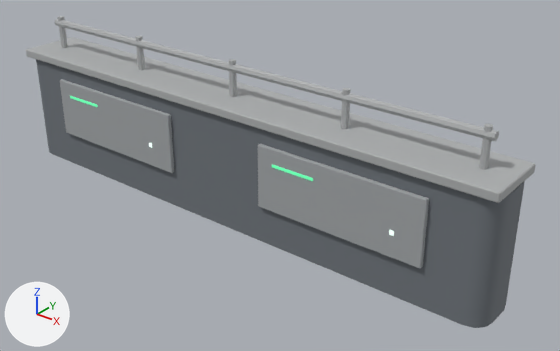
What one commit did to the glTF model assets/environments/vita/vta_env_low_wall_a.glb.
Camera for both pictures: a camera (50 mm lens) standing at (3.31, -3.64, 2.67) and looking at (0.31, 0.11, 0.35). Lighting does not change. The marker at lower left points along +X, +Y and +Z. The older version comes first. Where no turn or scale is listed for an object, it has been applied to the vertices. Vertices at exactly the same position are counted once.

The older version as bpy lines, for what is in view:
```python
mat_mat_glass_polymer_vta = principled_material('mat_glass_polymer_vta')
mat_mat_glass_polymer_vta.base_color = (0.162, 0.181, 0.201)  # grey #70767c
mat_mat_glass_polymer_vta.metallic = 0.0192
mat_mat_glass_polymer_vta.roughness = 0.78
mat_mat_glass_polymer_vta_panel = principled_material('mat_glass_polymer_vta_panel')
mat_mat_glass_polymer_vta_panel.base_color = (0.369, 0.388, 0.4)  # grey #a4a7aa
mat_mat_glass_polymer_vta_panel.metallic = 0.0192
mat_mat_glass_polymer_vta_panel.roughness = 0.78
mat_trim_trim_vta = principled_material('trim_trim_vta')
mat_trim_trim_vta.base_color = (0.427, 0.44, 0.444)  # grey #afb1b2
mat_trim_trim_vta.metallic = 0.0192
mat_trim_trim_vta.roughness = 0.78
me_mesh_intact = bpy.data.meshes.new('mesh_intact')
me_mesh_intact.from_pydata(...)  # 232 vertices, 408 faces; spans x -2.0..2.0, y -0.23..0.23, z 0.0..1.13
# faces by material slot: [24, 24, 60, 212, 88]
me_mesh_intact.materials.append(mat_emit_green_vta)  # green #3a8e65, glowing green #62e3a4
me_mesh_intact.materials.append(mat_emit_white_vta)  # grey #91a099, glowing pale green #e8fff4
me_mesh_intact.materials.append(mat_mat_glass_polymer_vta)  # grey #70767c
me_mesh_intact.materials.append(mat_trim_trim_vta)  # grey #afb1b2
me_mesh_intact.materials.append(mat_mat_glass_polymer_vta_panel)  # grey #a4a7aa
ob_mesh_intact = bpy.data.objects.new('mesh_intact', me_mesh_intact)
ob_mesh_intact.location = (0.0, 0.0, 0.0)
```
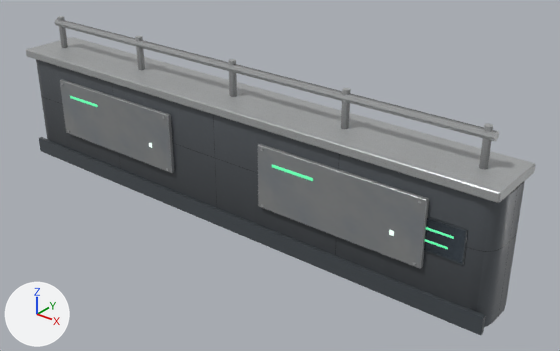
Patch to the scene script:
```diff
--- a/assets/environments/vita/vta_env_low_wall_a.glb.py
+++ b/assets/environments/vita/vta_env_low_wall_a.glb.py
@@ mat_mat_glass_polymer_vta @@
 mat_mat_glass_polymer_vta = bpy.data.materials.new('mat_glass_polymer_vta')
-# nodes: BsdfPrincipled, OutputMaterial
-# colours: grey #70767c
+# nodes: BsdfPrincipled, Math, Mix x2, NormalMap, OutputMaterial, SeparateColor, TexImage x3, VertexColor
+# colours: grey #9295a0, mixed with the vertex colours
+# uses the picture img_vta_mat_reinforced_steel_a_albedo
+# uses the picture img_vta_mat_reinforced_steel_a_normal
+# uses the picture img_vta_mat_reinforced_steel_a_orm
@@ mat_trim_trim_vta @@
 mat_trim_trim_vta = bpy.data.materials.new('trim_trim_vta')
-# nodes: BsdfPrincipled, OutputMaterial
-# colours: grey #afb1b2
+# nodes: BsdfPrincipled, Math, Mix x2, NormalMap, OutputMaterial, SeparateColor, TexImage x3, VertexColor
+# colours: white #fffbf3, mixed with the vertex colours
+# uses the picture img_shr_mat_brushed_steel_a_albedo
+# uses the picture img_shr_mat_brushed_steel_a_normal
+# uses the picture img_shr_mat_brushed_steel_a_orm
@@ mat_mat_glass_polymer_vta_panel @@
 mat_mat_glass_polymer_vta_panel = bpy.data.materials.new('mat_glass_polymer_vta_panel')
-# nodes: BsdfPrincipled, OutputMaterial
-# colours: grey #a4a7aa
+# nodes: BsdfPrincipled, Math, Mix x2, NormalMap, OutputMaterial, SeparateColor, TexImage x3, VertexColor
+# colours: grey #b0b2b2, mixed with the vertex colours
+# uses the picture img_shr_mat_frosted_polymer_a_albedo
+# uses the picture img_shr_mat_frosted_polymer_a_normal
+# uses the picture img_shr_mat_frosted_polymer_a_orm
@@ mat_trim_dark_vta @@
+mat_trim_dark_vta = bpy.data.materials.new('trim_dark_vta')
+# colours: grey #787d7f, mixed with the vertex colours
+# uses the picture img_shr_mat_brushed_steel_a_albedo
+# uses the picture img_shr_mat_brushed_steel_a_normal
+# uses the picture img_shr_mat_brushed_steel_a_orm
@@ mat_glass_smoked_vta @@
+mat_glass_smoked_vta = bpy.data.materials.new('glass_smoked_vta')
+# nodes: BsdfPrincipled, Math, Mix, OutputMaterial, VertexColor
+# colours: greyish blue #4a5560, mixed with the vertex colours
@@ mat_trim_edge_vta @@
+mat_trim_edge_vta = bpy.data.materials.new('trim_edge_vta')
+# colours: white #fffaf2, mixed with the vertex colours
+# uses the picture img_shr_mat_brushed_steel_a_albedo
+# uses the picture img_shr_mat_brushed_steel_a_normal
+# uses the picture img_shr_mat_brushed_steel_a_orm
@@ me_mesh_intact @@
-me_mesh_intact.from_pydata(...)  # 232 vertices, 408 faces; spans x -2.0..2.0, y -0.23..0.23, z 0.0..1.13
+me_mesh_intact.from_pydata(...)  # 336 vertices, 564 faces; spans x -2.0..2.0, y -0.24..0.23, z 0.0..1.13
+# me_mesh_intact part 1: a new loose piece, a box spanning x 1.54..1.7694, y -0.2115..-0.2095, z 0.5265..0.5405, in mat_emit_green_vta
+# me_mesh_intact part 2: a new loose piece, a box spanning x 1.54..1.7409, y -0.2115..-0.2095, z 0.4495..0.4635, in mat_emit_green_vta
+# me_mesh_intact part 3: a new loose piece, a box spanning x 1.53..1.83, y -0.2095..-0.2075, z 0.395..0.595, in mat_glass_smoked_vta
+# me_mesh_intact part 4: a new loose piece, a box spanning x 1.52..1.84, y -0.208..-0.2, z 0.385..0.605, in mat_trim_dark_vta
+# me_mesh_intact part 5: a new loose piece, a box spanning x -2.0..2.0, y -0.225..-0.195, z 0.0..0.12, in mat_trim_dark_vta
+# me_mesh_intact part 6: 32 faces spanning x -1.6..1.6, y -0.23..-0.2, z 0.28..0.72 switch from mat_mat_glass_polymer_vta_panel (grey #a4a7aa) to mat_trim_edge_vta
+# other edits to the shape of me_mesh_intact do not show in these pictures
 me_mesh_intact.materials.append(mat_emit_green_vta)
@@ me_mesh_intact @@
 me_mesh_intact.materials.append(mat_trim_trim_vta)
+me_mesh_intact.materials.append(mat_glass_smoked_vta)
+me_mesh_intact.materials.append(mat_trim_dark_vta)
```

Pixel boxes (x1, y1, x2, y2) of what changed, in the pictures (560 x 351 px):
'mesh_intact', surface changed, reshaped
    before: (26, 16, 536, 328)
    after: (26, 16, 536, 336)
part 1 of me_mesh_intact, added
    after: (426, 227, 454, 239)
part 2 of me_mesh_intact, added
    after: (425, 239, 448, 249)
part 3 of me_mesh_intact, added
    after: (424, 218, 465, 263)
part 4 of me_mesh_intact, added
    after: (424, 216, 468, 265)
part 5 of me_mesh_intact, added
    after: (39, 137, 486, 336)
part 6 of me_mesh_intact, recoloured
    both: (60, 80, 427, 268)
